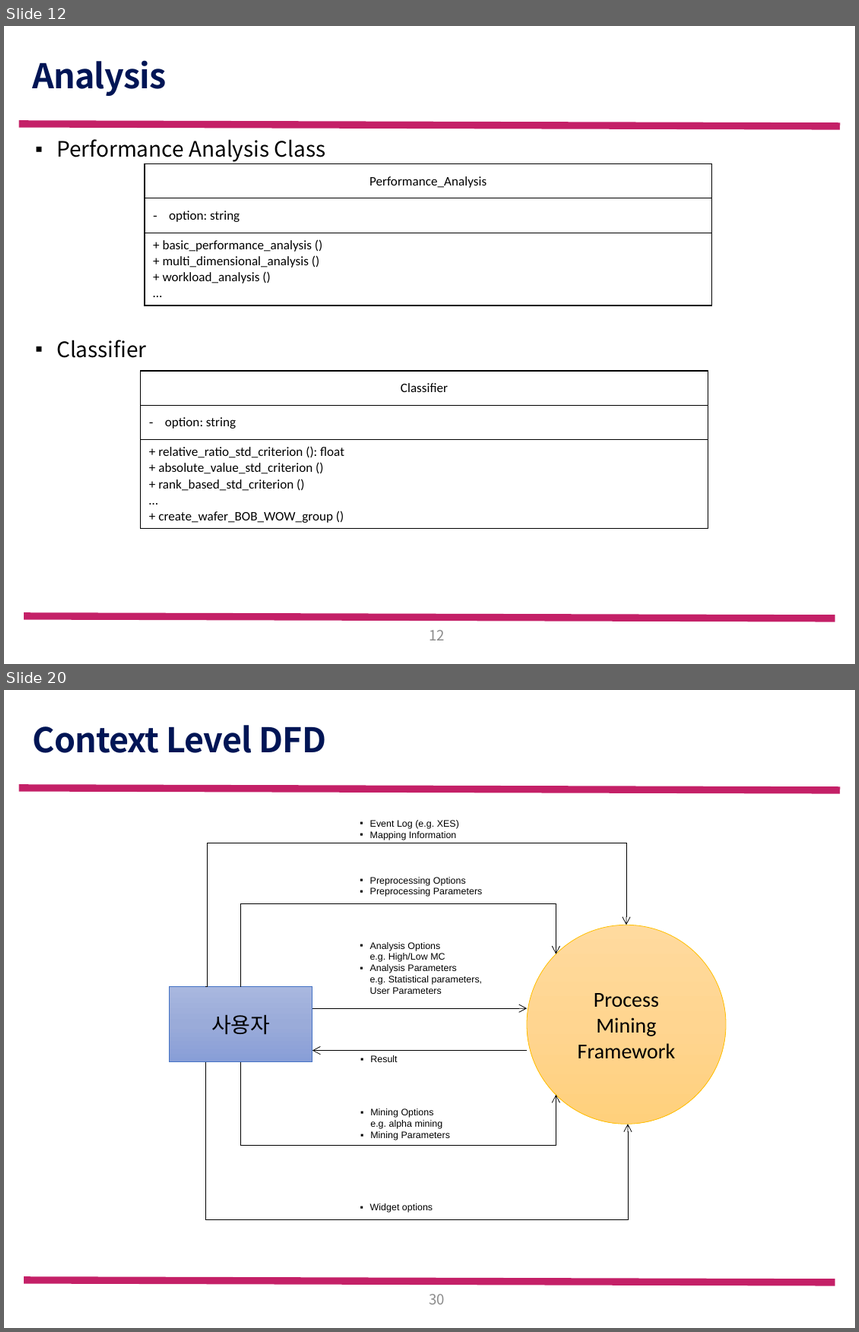
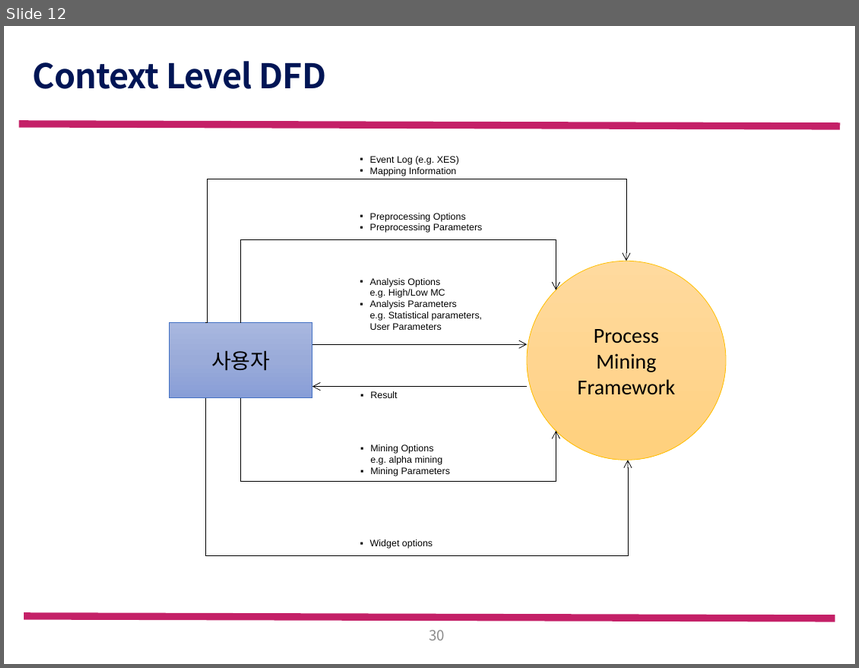
Before and after one commit to amaraletitia/pm19, a slide deck: 설계 자료/FW_system_architecture.pptx. Shown one above the other, each under a label of ours: slides 12 and 20 before the commit, slide 12 after it; the slides between them are not shown. The pictures are 859x1332 and 859x668 pixels, drawn with LibreOffice and Linux fonts; fonts in the diff are those of the drawing; background and template pictures are left out. Boxes give left, top, right and bottom in pixels: in the first picture for what was removed or moved away, otherwise in the second. Text is boxed around its words. In the diff, an @@ line names an element or a change of style, - is before the commit and + after.

```diff
--- a/설계 자료/FW_system_architecture.pptx
+++ b/설계 자료/FW_system_architecture.pptx
@@ slide 12 removed at <box>4,26,855,664</box>, background #FFFFFF; not listed: 2 template elements that a slide beside it also shows @@
@@ title removed at <box>32,60,166,96</box> @@
-Analysis
@@ text removed at <box>56,139,326,358</box> @@
-▪ Performance Analysis Class
-▪ Classifier
@@ table removed at <box>145,164,712,303</box>, 3 rows, 1 columns @@
-Performance_Analysis
-option: string
-+ basic_performance_analysis () / + multi_dimensional_analysis () / + workload_analysis () / …
@@ table removed at <box>140,371,708,527</box>, 3 rows, 1 columns @@
-Classifier
-option: string
-+ relative_ratio_std_criterion (): float / + absolute_value_std_criterion () / + rank_based_std_criterion () / … / + create_wafer_BOB_WOW_group ()
@@ page number removed at <box>429,630,445,641</box> @@
-12
@@ what was slide 20 is now slide 12 @@
```
Also in this commit, not shown: 3 slides changed, 6 slides added, 13 other slides removed.
